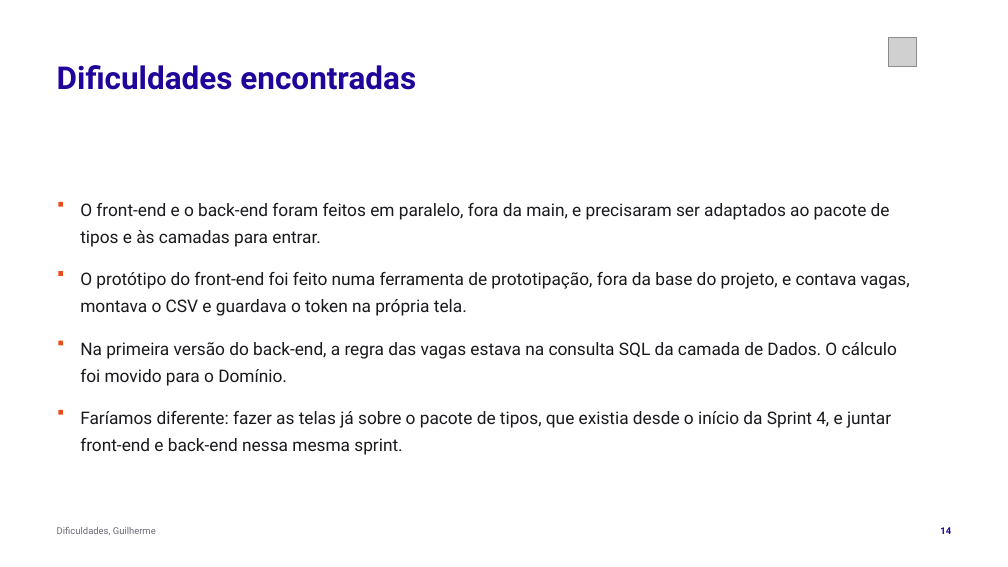
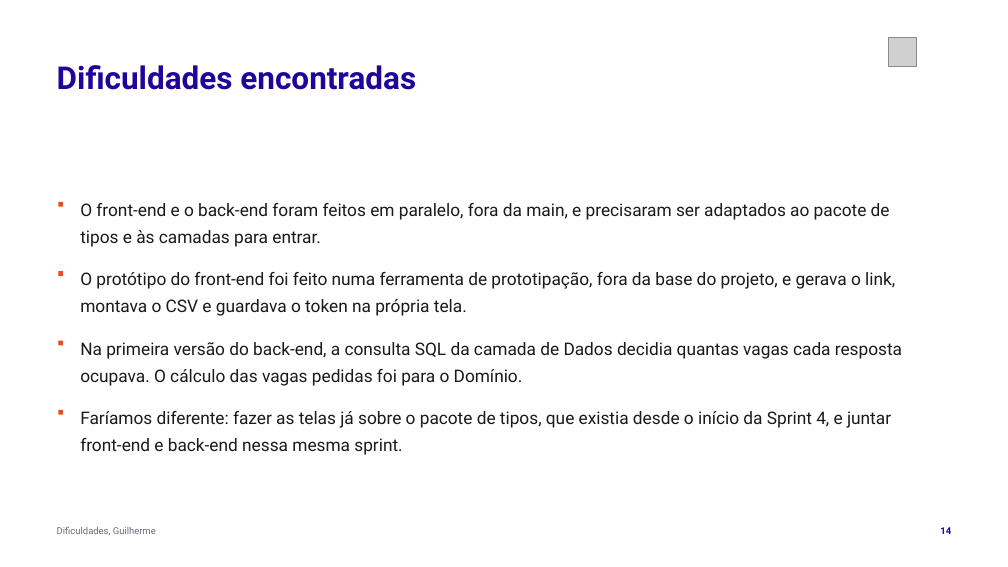
Before and after one commit to tcpassos/invite-app, a slide deck: slide 14 of trabalhos/T3-Apresentacao-Intermediaria.pptx. Drawn at 1008x567 pixels with LibreOffice and Linux fonts; fonts in the diff are those of the drawing; grey boxes stand for pictures. Boxes give left, top, right and bottom in pixels: in the first picture for what was removed or moved away, otherwise in the second. Text is boxed around its words. In the diff, an @@ line names an element or a change of style, - is before the commit and + after.

```diff
--- a/trabalhos/T3-Apresentacao-Intermediaria.pptx
+++ b/trabalhos/T3-Apresentacao-Intermediaria.pptx
@@ text at [80, 272, 895, 316]: text changed @@
-O protótipo do front-end foi feito numa ferramenta de prototipação, fora da base do projeto, e contava vagas, montava o CSV e guardava o token na própria tela.
+O protótipo do front-end foi feito numa ferramenta de prototipação, fora da base do projeto, e gerava o link, montava o CSV e guardava o token na própria tela.
@@ text at [80, 342, 902, 386]: text changed @@
-Na primeira versão do back-end, a regra das vagas estava na consulta SQL da camada de Dados. O cálculo foi movido para o Domínio.
+Na primeira versão do back-end, a consulta SQL da camada de Dados decidia quantas vagas cada resposta ocupava. O cálculo das vagas pedidas foi para o Domínio.
```
Also in this commit, not shown: 8 other slides changed, 10 other files.
